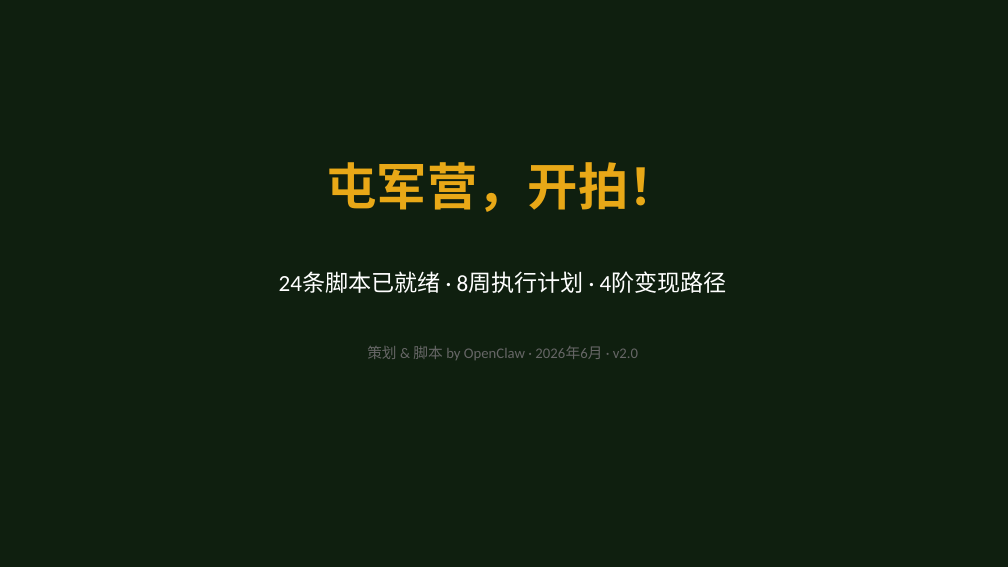
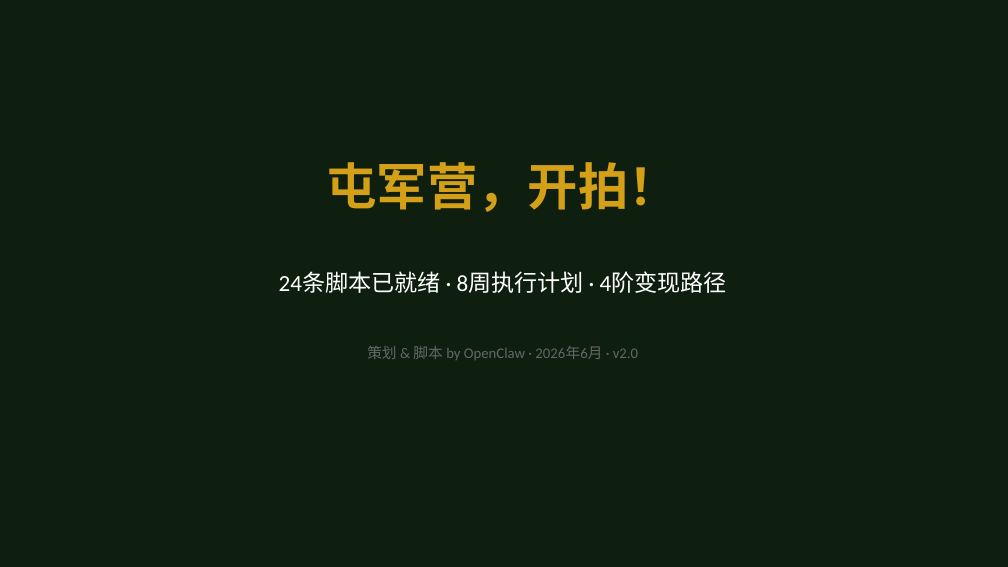
Before and after one commit to 975801846-star/workspace-outputs, a slide deck: slide 15 of tunjunying/plan_v2.pptx (slide 11 before the commit). Drawn at 1008x567 pixels with LibreOffice and Linux fonts; fonts in the diff are those of the drawing. Boxes give left, top, right and bottom in pixels: in the first picture for what was removed or moved away, otherwise in the second. Text is boxed around its words. In the diff, an @@ line names an element or a change of style, - is before the commit and + after.

```diff
--- a/tunjunying/plan_v2.pptx
+++ b/tunjunying/plan_v2.pptx
@@ text "屯军营，开拍！" at bbox=[326, 162, 679, 212]: text colour #E8A817 to #D4A017 @@
```
Also in this commit, not shown: 10 other slides changed, 4 slides added, 1 other file.
